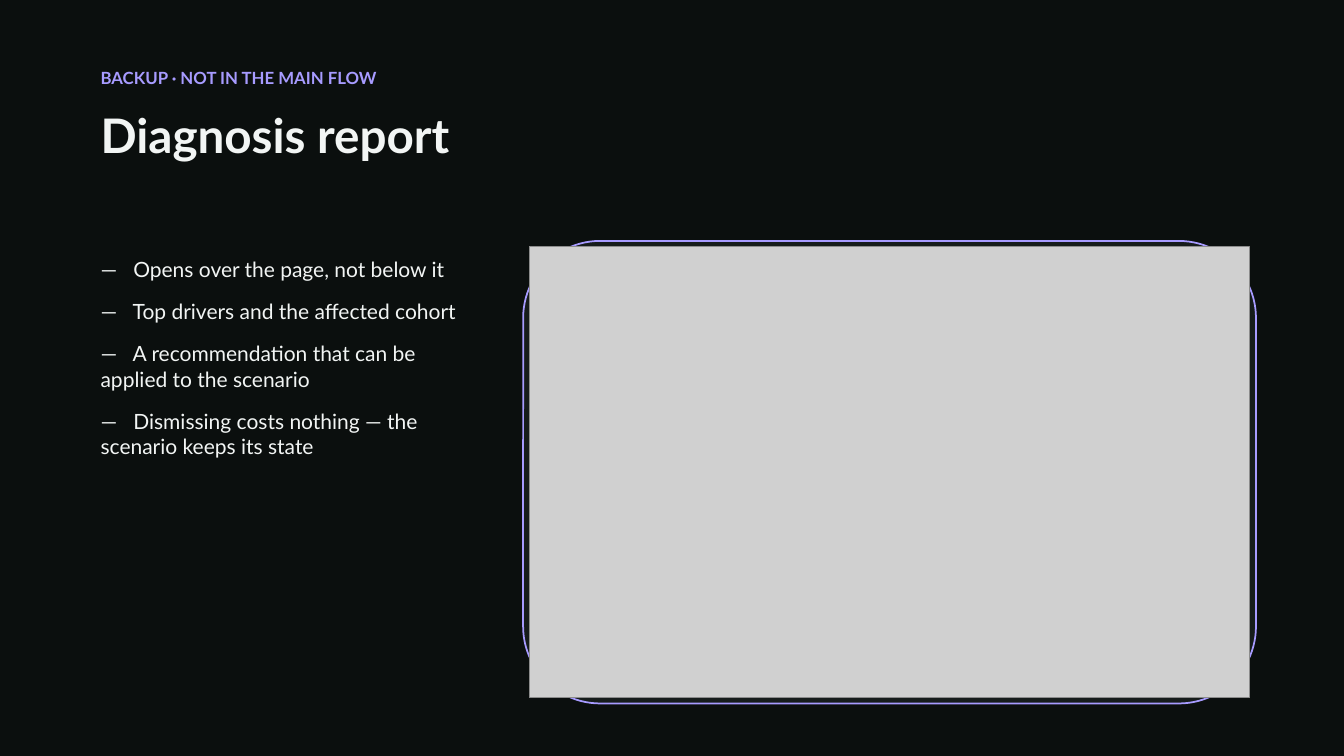
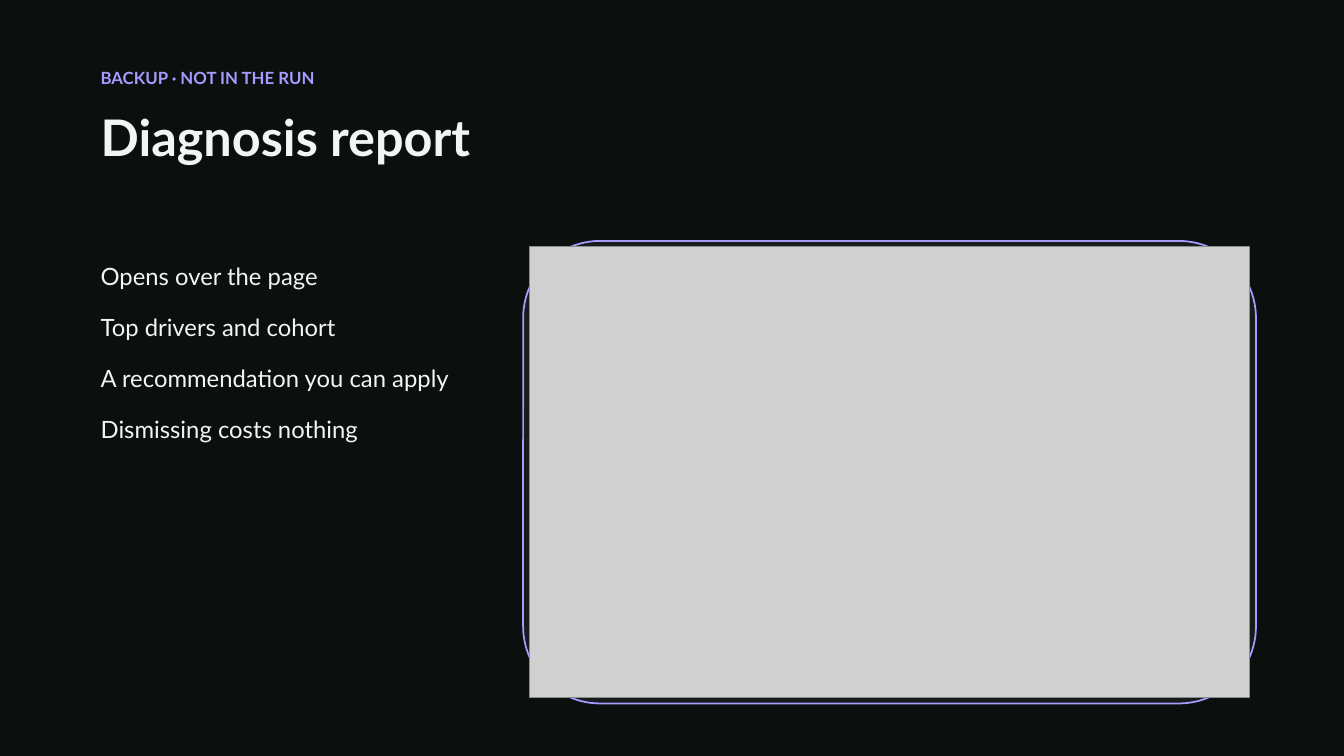
Before and after one commit to AzizKhayati1/companysim, a slide deck: slide 24 of docs/reading-the-paperwork.pptx. Drawn at 1344x756 pixels with LibreOffice and Linux fonts; fonts in the diff are those of the drawing; grey boxes stand for pictures. Boxes give left, top, right and bottom in pixels: in the first picture for what was removed or moved away, otherwise in the second. Text is boxed around its words. In the diff, an @@ line names an element or a change of style, - is before the commit and + after.

```diff
--- a/docs/reading-the-paperwork.pptx
+++ b/docs/reading-the-paperwork.pptx
@@ text at [101,71,314,84]: text changed @@
-BACKUP · NOT IN THE MAIN FLOW
+BACKUP · NOT IN THE RUN
@@ text "Diagnosis report" at [101,118,470,164]: size 34 to 36 pt @@
@@ text at [101,267,448,443]: text changed; size 15 to 17 pt @@
-— Opens over the page, not below it
-— Top drivers and the affected cohort
-— A recommendation that can be applied to the scenario
-— Dismissing costs nothing — the scenario keeps its state
+Opens over the page
+Top drivers and cohort
+A recommendation you can apply
+Dismissing costs nothing
```
Also in this commit, not shown: 28 other slides changed, 2 other files.
